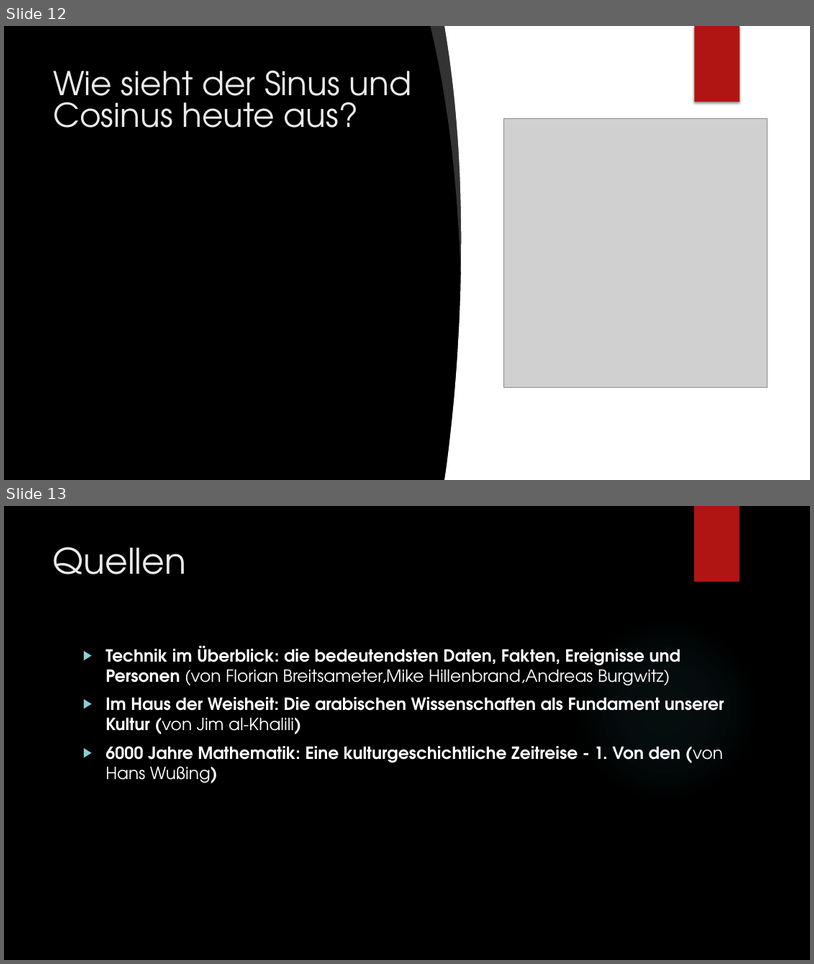
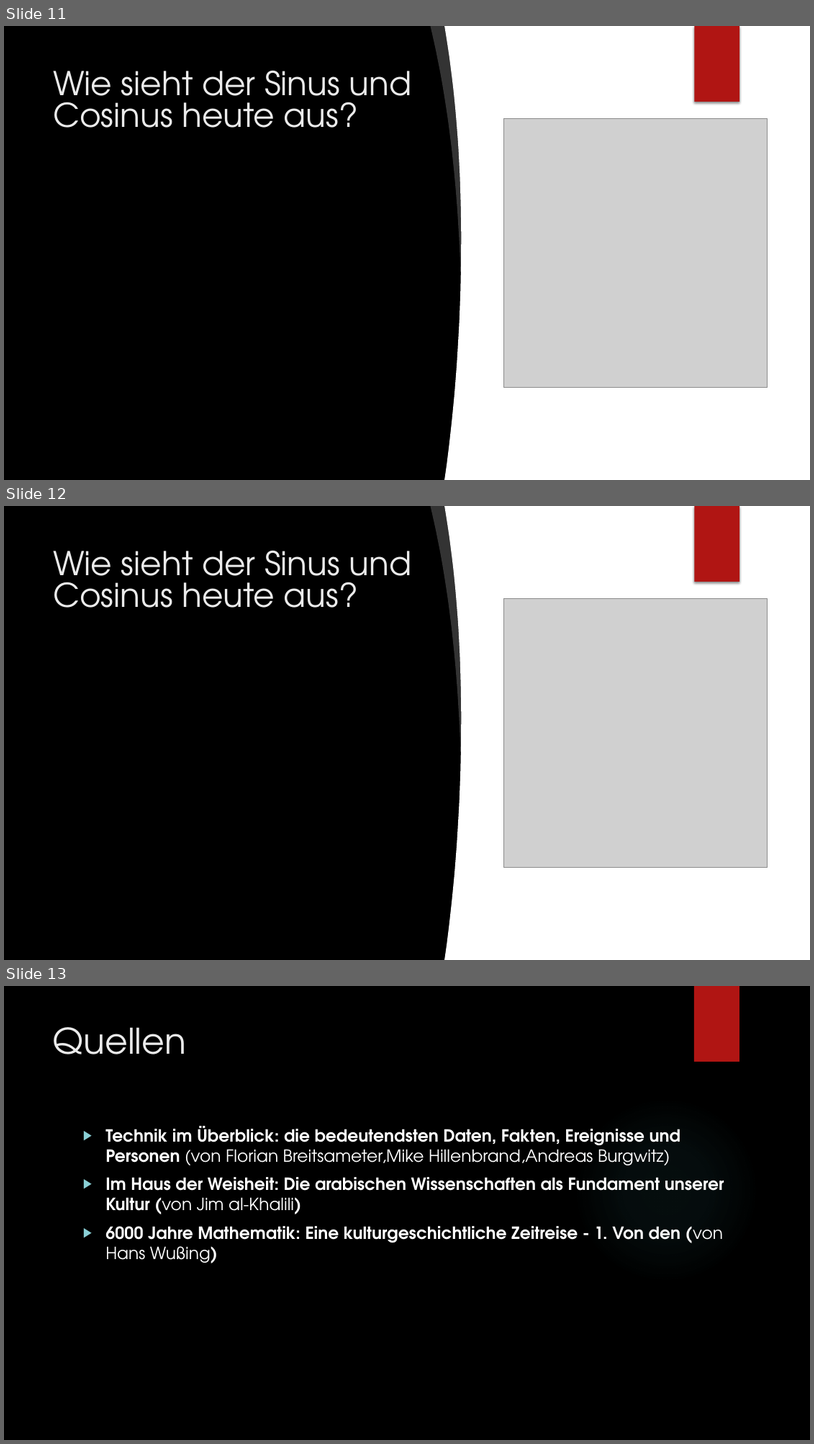
Before and after one commit to ProofTyler/hs, a slide deck: material/Sinus und Kosinus.pptx. Shown one above the other, each under a label of ours: slides 12 and 13 before the commit, slides 11, 12 and 13 after it. The pictures are 814x964 and 814x1444 pixels, drawn with LibreOffice and Linux fonts; fonts in the diff are those of the drawing; grey boxes stand for pictures; background and template pictures are left out. Boxes give left, top, right and bottom in pixels: in the first picture for what was removed or moved away, otherwise in the second. Text is boxed around its words. In the diff, an @@ line names an element or a change of style, - is before the commit and + after.

```diff
--- a/material/Sinus und Kosinus.pptx
+++ b/material/Sinus und Kosinus.pptx
@@ slide 12 added at (4, 506, 810, 960), background picture (left out); not listed: 1 template element that a slide beside it also shows @@
@@ freeform shape added at (430, 506, 468, 752), fill #FFFFFF at 20% opacity @@
@@ freeform shape added at (445, 506, 534, 960), fill #FFFFFF @@
@@ rectangle added at (504, 506, 810, 960), fill #FFFFFF @@
@@ rectangle added at (695, 506, 741, 582), fill #B01513 @@
@@ title added at (53, 550, 412, 608), 39 pt, text #EBEBEB @@
+Wie sieht der Sinus und Cosinus heute aus?
@@ picture added at (504, 599, 767, 867) @@
@@ what was slide 12 is now slide 11 @@
```
Also in this commit, not shown: 5 slides changed, 1 slide removed.
